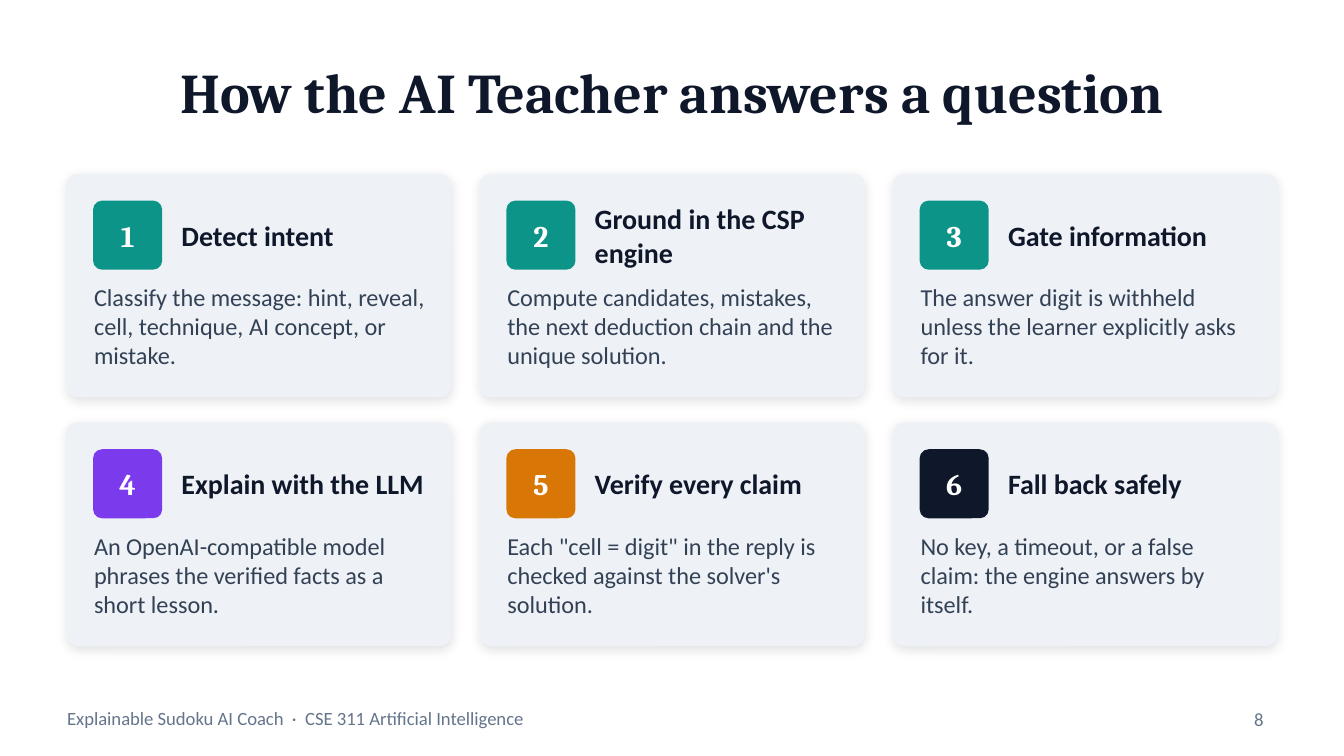
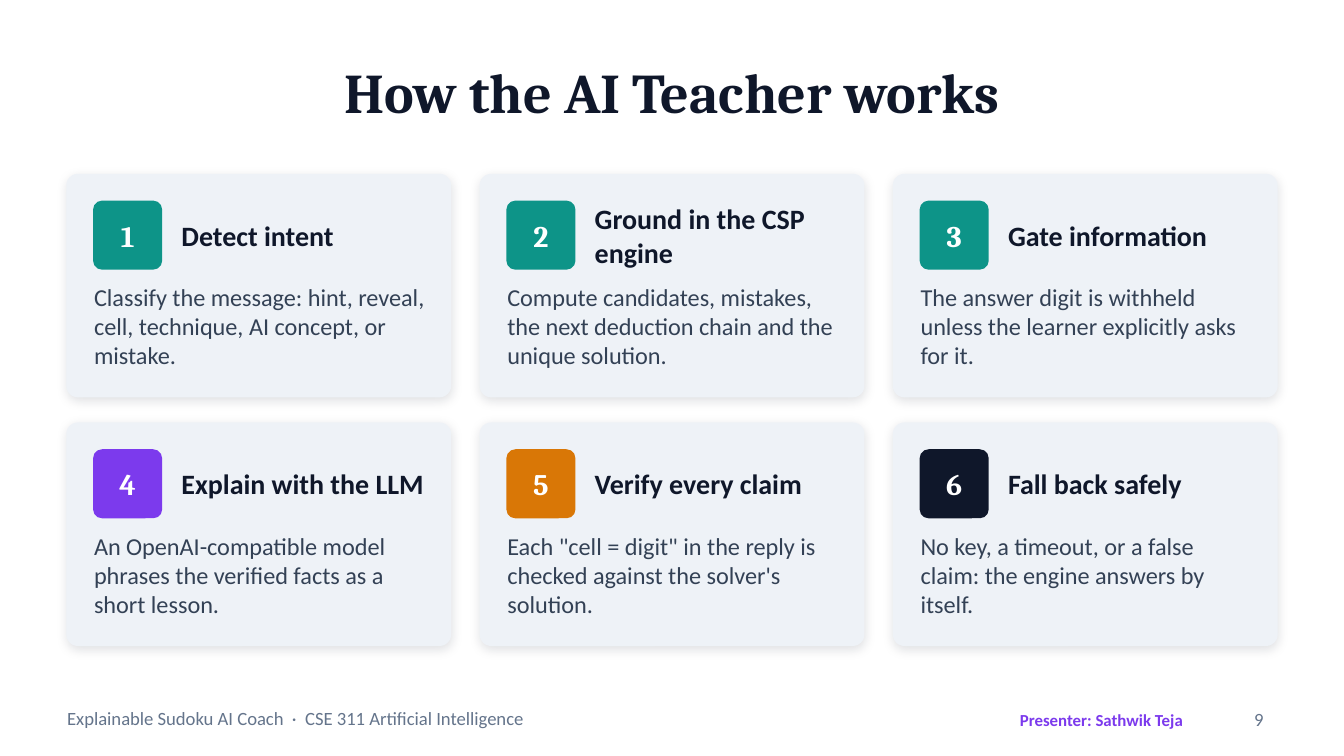
Before and after one commit to tejaes7/Sudoku-Sensei, a slide deck: slide 9 of Sudoku_AI_Coach_Presentation.pptx (slide 8 before the commit). Drawn at 1344x756 pixels with LibreOffice and Linux fonts; fonts in the diff are those of the drawing. Boxes give left, top, right and bottom in pixels: in the first picture for what was removed or moved away, otherwise in the second. Text is boxed around its words. In the diff, an @@ line names an element or a change of style, - is before the commit and + after.

```diff
--- a/Sudoku_AI_Coach_Presentation.pptx
+++ b/Sudoku_AI_Coach_Presentation.pptx
@@ title at (344,74,999,114): text changed @@
-How the AI Teacher answers a question
+How the AI Teacher works
@@ text added at (1020,714,1183,729), 9 pt, text #7C3AED, bold @@
+Presenter: Sathwik Teja
@@ page number at (1254,714,1263,726): text changed @@
-8
+9
```
Also in this commit, not shown: 11 other slides changed, 3 slides added, 3 slides removed, 1 other file.
